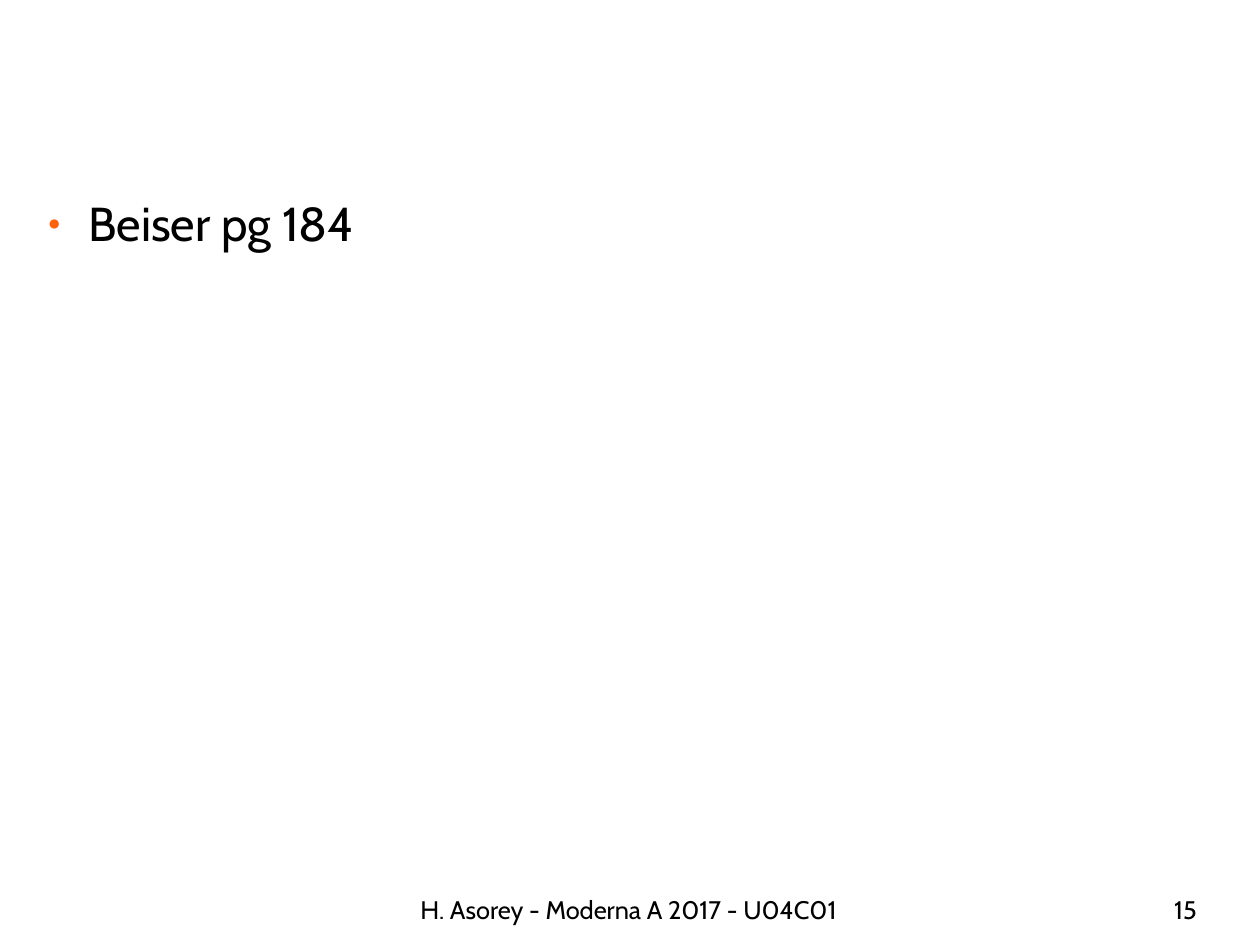
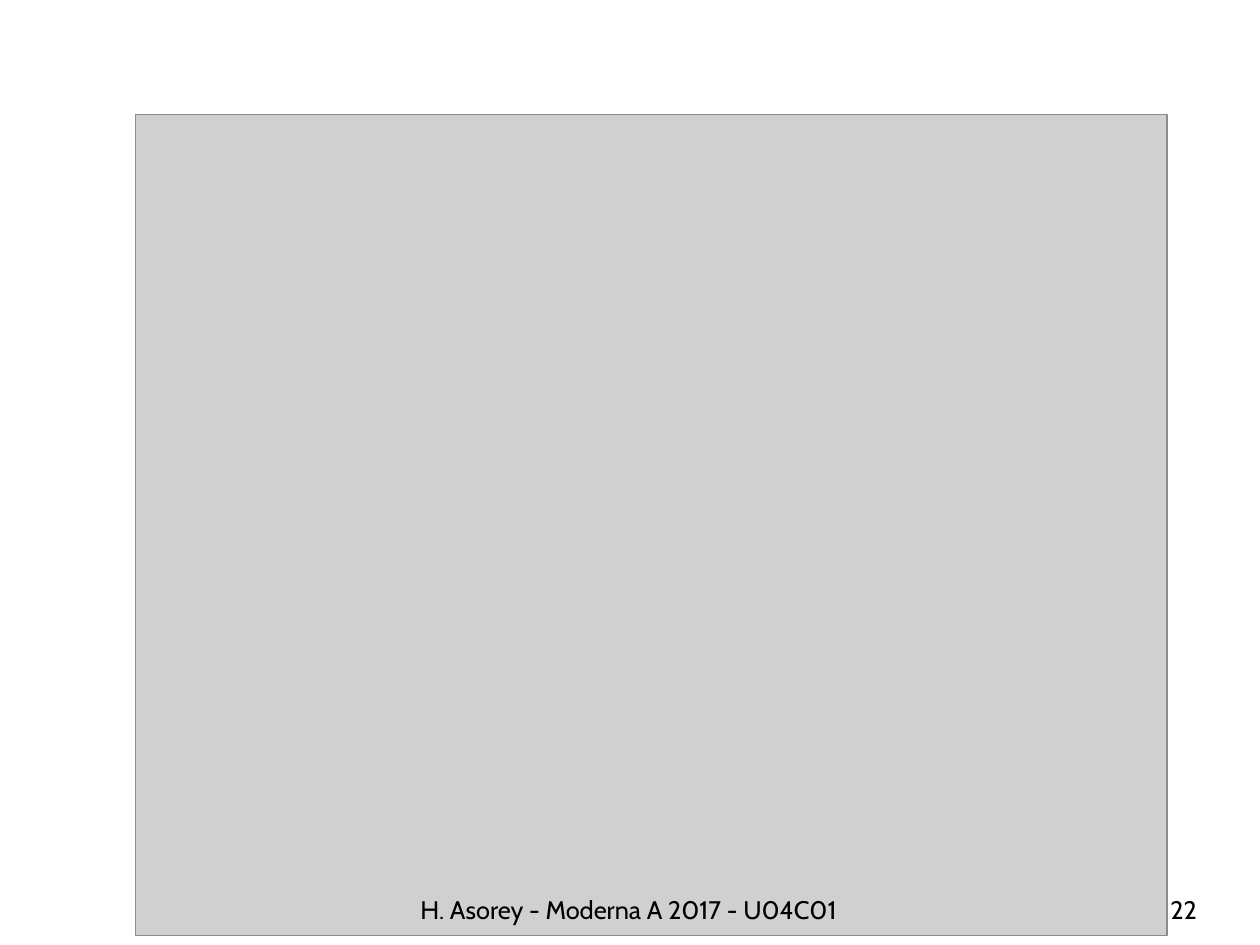
Before and after one commit to asoreyh/unrn-moderna-a, a slide deck: slide 22 of clases/moderna-a-2017-U04C02-1605-barreras.odp (slide 15 before the commit). Drawn at 1260x945 pixels with LibreOffice and Linux fonts; fonts in the diff are those of the drawing; grey boxes stand for pictures; background and template pictures are left out. Boxes give left, top, right and bottom in pixels: in the first picture for what was removed or moved away, otherwise in the second. Text is boxed around its words. In the diff, an @@ line names an element or a change of style, - is before the commit and + after.

```diff
--- a/clases/moderna-a-2017-U04C02-1605-barreras.odp
+++ b/clases/moderna-a-2017-U04C02-1605-barreras.odp
@@ picture added at (136,114,1167,935) @@
@@ text removed at (88,207,355,253) @@
-● Beiser pg 184
@@ page number at (1170,901,1197,919): text changed @@
-15
+22
```
Also in this commit, not shown: 5 other slides changed, 9 slides added, 2 other files.
